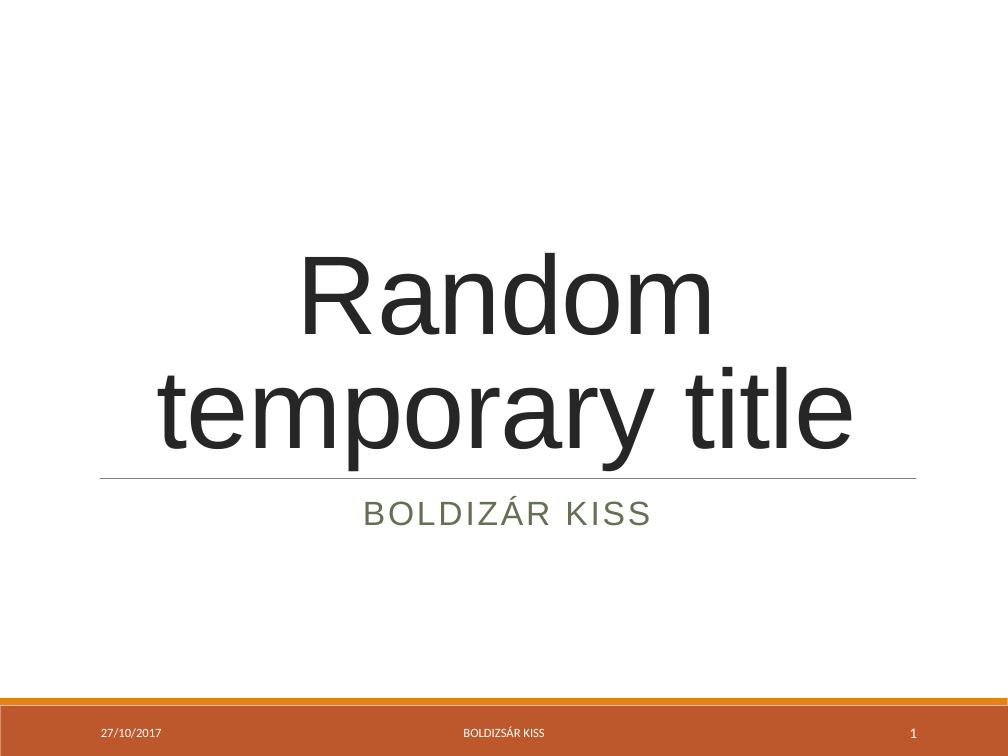
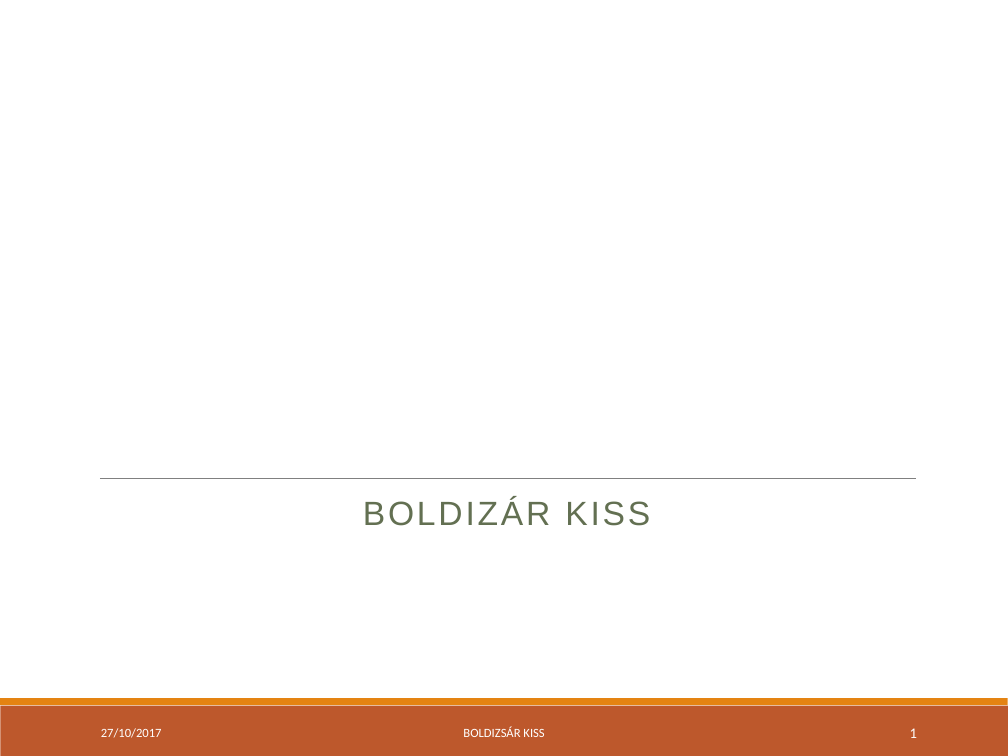
Before and after one commit to green-fox-academy/bpo106, a slide deck: slide 1 of week07/day04/demo/ppt-w07.pptx. Drawn at 1008x756 pixels with LibreOffice and Linux fonts; fonts in the diff are those of the drawing. Boxes give left, top, right and bottom in pixels: in the first picture for what was removed or moved away, otherwise in the second. Text is boxed around its words. In the diff, an @@ line names an element or a change of style, - is before the commit and + after.

```diff
--- a/week07/day04/demo/ppt-w07.pptx
+++ b/week07/day04/demo/ppt-w07.pptx
@@ title removed at (x1=157, y1=253, x2=857, y2=468) @@
-Random temporary title
```
Also in this commit, not shown: 3 other slides changed.
